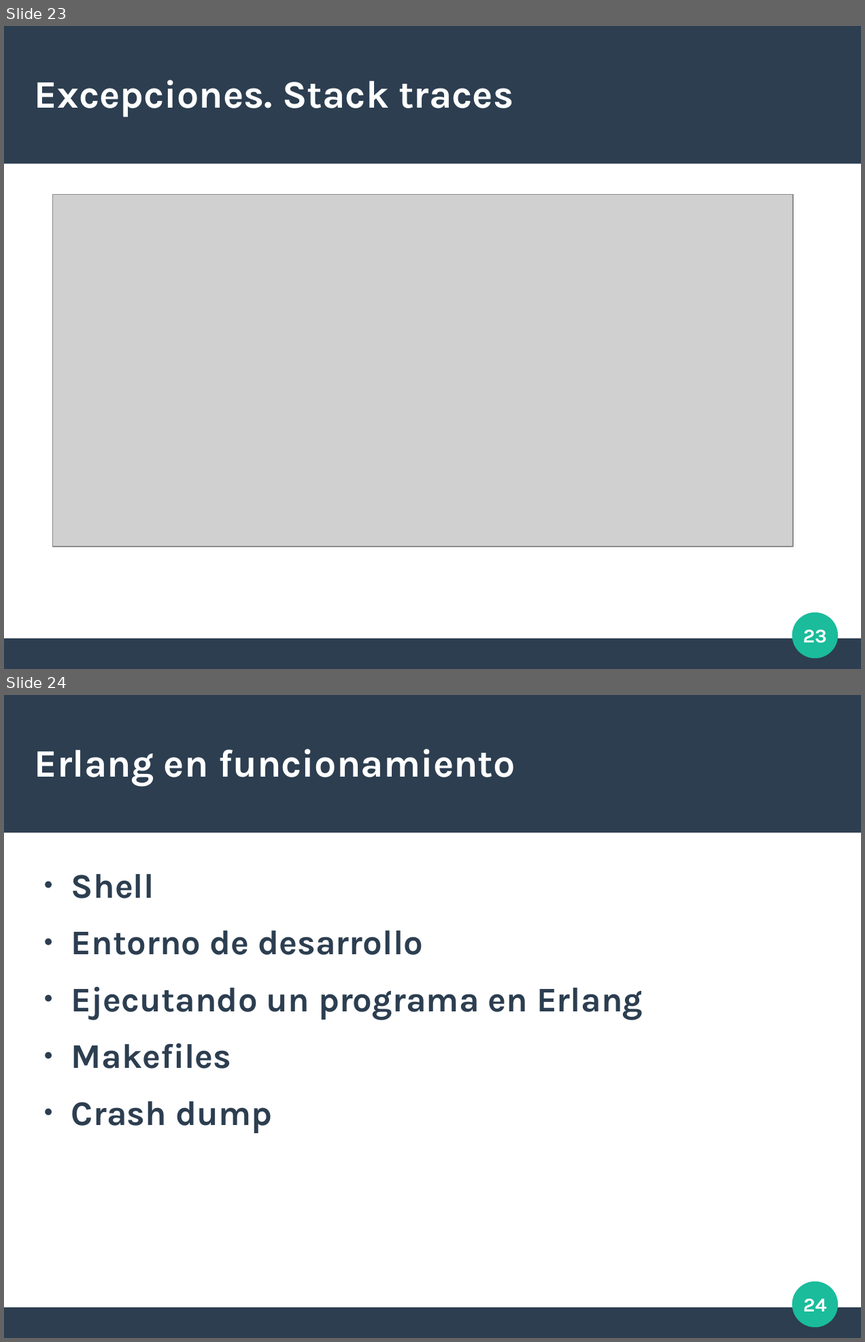
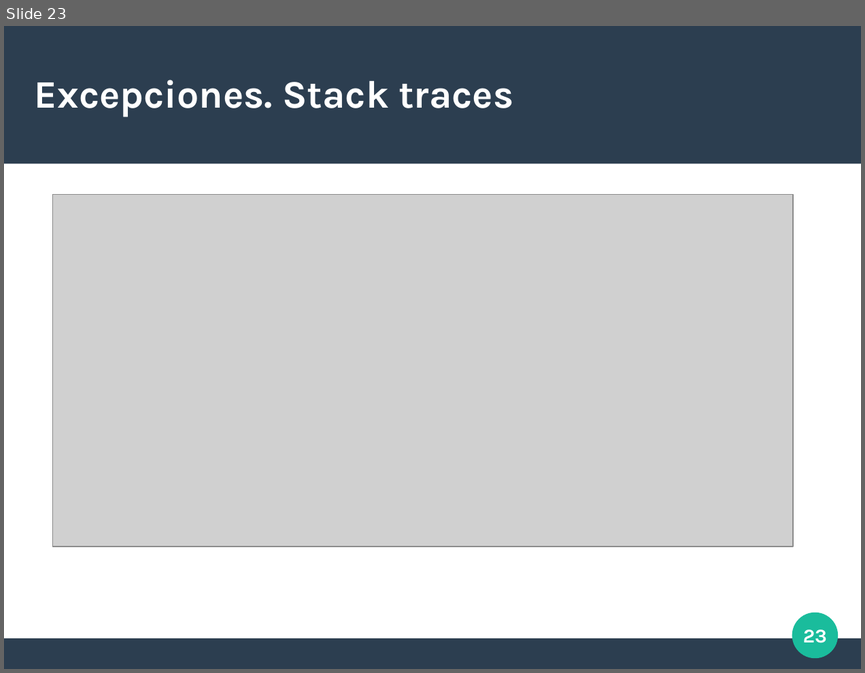
Before and after one commit to duqueGZ/erlang_101, a slide deck: doc/slides_erlang_101.odp. Shown one above the other, each under a label of ours: slides 23 and 24 before the commit, slide 23 after it. The pictures are 865x1342 and 865x673 pixels, drawn with LibreOffice and Linux fonts; fonts in the diff are those of the drawing; grey boxes stand for pictures. Boxes give left, top, right and bottom in pixels: in the first picture for what was removed or moved away, otherwise in the second. Text is boxed around its words. In the diff, an @@ line names an element or a change of style, - is before the commit and + after.

```diff
--- a/doc/slides_erlang_101.odp
+++ b/doc/slides_erlang_101.odp
@@ slide 24 removed at [4,695,861,1338], background #FFFFFF; not listed: 3 template elements that a slide beside it also shows @@
@@ title removed at [35,749,515,786] @@
-Erlang en funcionamiento
@@ text removed at [71,874,643,1133] @@
-● Shell
-● Entorno de desarrollo
-● Ejecutando un programa en Erlang
-● Makefiles
-● Crash dump
@@ page number removed at [803,1298,826,1311] @@
-24
```
Also in this commit, not shown: 1 slide added, 1 other slide removed, 2 other files.
